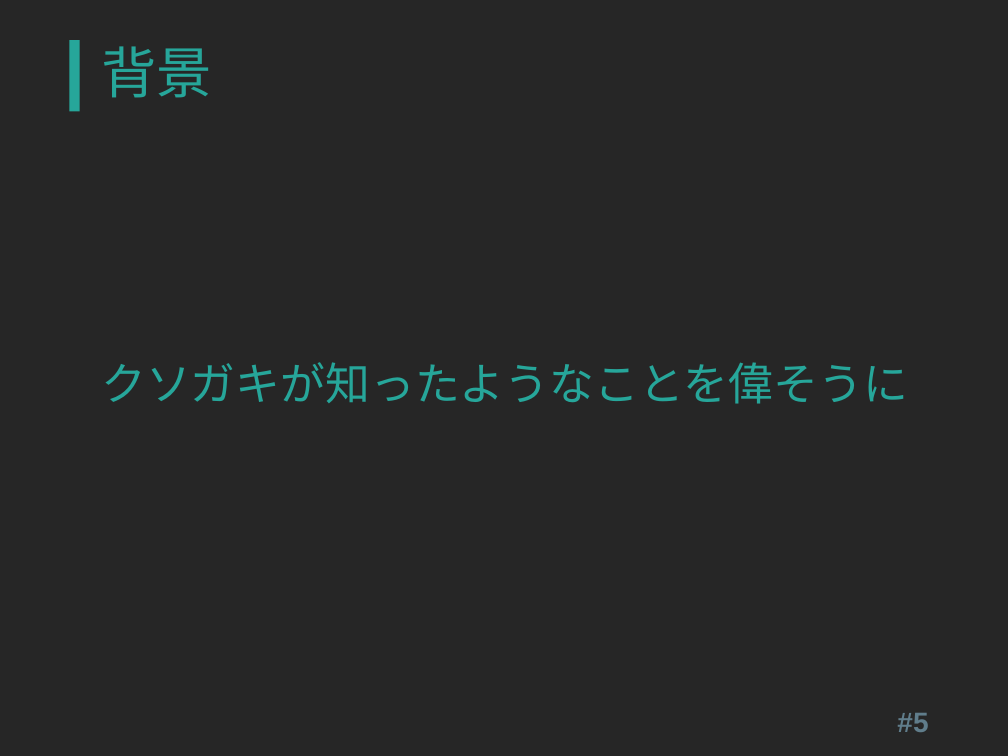
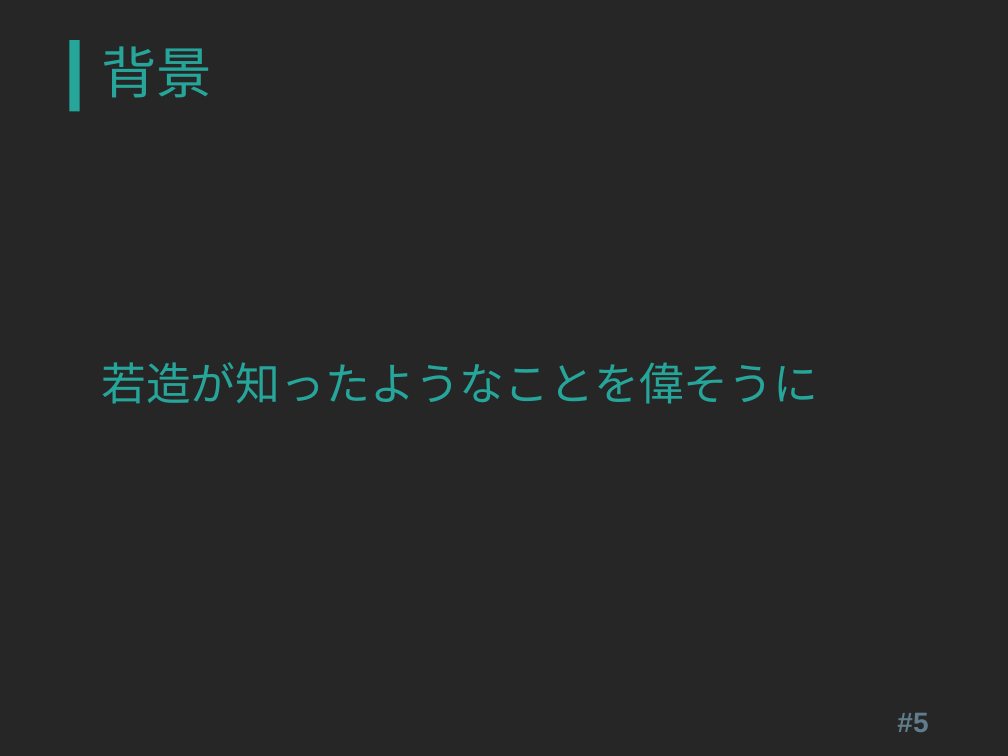
Before and after one commit to kinc-shinshu/smat-presentation, a slide deck: slide 5 of slide.pptx. Drawn at 1008x756 pixels with LibreOffice and Linux fonts; fonts in the diff are those of the drawing. Boxes give left, top, right and bottom in pixels: in the first picture for what was removed or moved away, otherwise in the second. Text is boxed around its words. In the diff, an @@ line names an element or a change of style, - is before the commit and + after.

```diff
--- a/slide.pptx
+++ b/slide.pptx
@@ text at [101, 362, 818, 404]: text changed @@
-クソガキが知ったようなことを偉そうに
+若造が知ったようなことを偉そうに
```
Also in this commit, not shown: 2 other slides changed, 1 slide added.
